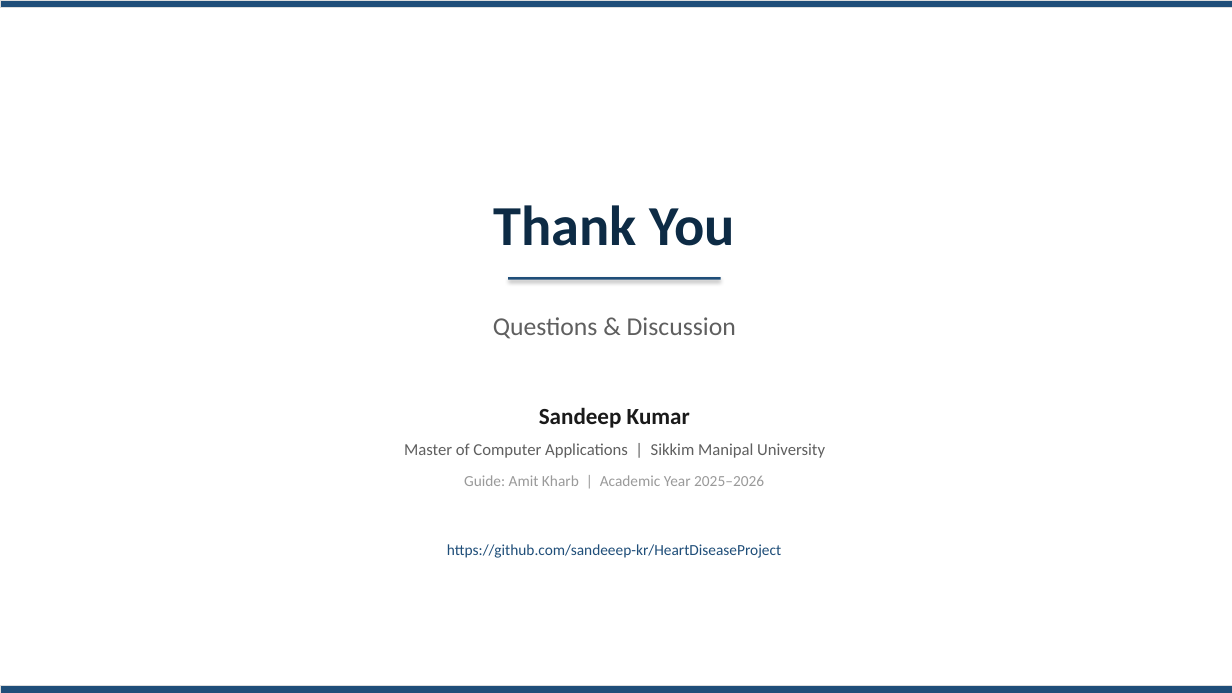
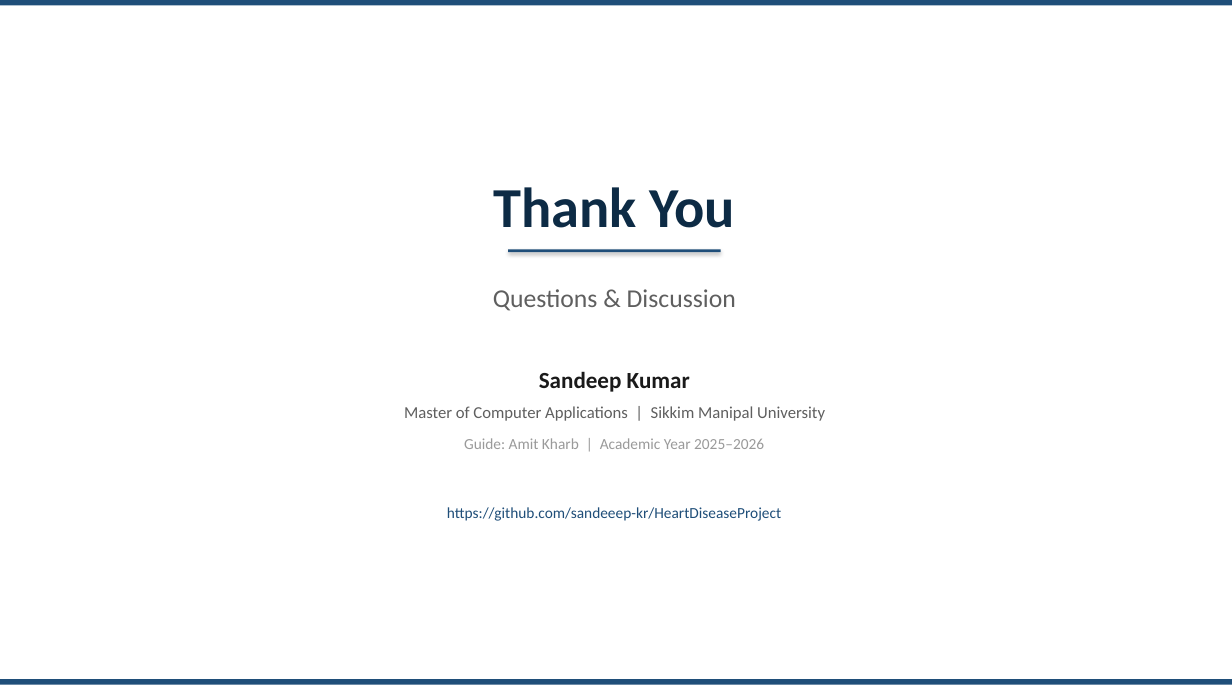
Before and after one commit to sandeeep-kr/HeartDiseaseProject, a slide deck: slide 15 of CardioPredict_Presentation.pptx. Drawn at 1232x693 pixels with LibreOffice and Linux fonts; fonts in the diff are those of the drawing. Boxes give left, top, right and bottom in pixels: in the first picture for what was removed or moved away, otherwise in the second. Text is boxed around its words. In the diff, an @@ line names an element or a change of style, - is before the commit and + after.

Commit message:
Fix PPT formatting: overflow fixes, consistent headers/footers, no emoji, proper spacing

```diff
--- a/CardioPredict_Presentation.pptx
+++ b/CardioPredict_Presentation.pptx
@@ rectangle at bbox=[0, 0, 1232, 6]: outline #DDDDDD 0.5 pt to none @@
@@ text "Thank You": place and size @@
-text "Thank You" at bbox=[493, 205, 735, 246]
+text "Thank You" at bbox=[493, 187, 735, 228]
@@ rectangle: place and size @@
-rectangle at bbox=[508, 277, 721, 280]
+rectangle at bbox=[508, 250, 721, 252]
@@ text "Questions & Discussion": place and size @@
-text "Questions & Discussion" at bbox=[493, 317, 736, 339]
+text "Questions & Discussion" at bbox=[493, 289, 736, 311]
@@ text "Sandeep Kumar": place and size @@
-text "Sandeep Kumar" at bbox=[539, 407, 690, 428]
+text "Sandeep Kumar" at bbox=[539, 371, 690, 392]
@@ text "Master of Computer Applications | ...": place and size @@
-text "Master of Computer Applications | ..." at bbox=[404, 443, 825, 458]
+text "Master of Computer Applications | ..." at bbox=[404, 406, 825, 421]
@@ text "Guide: Amit Kharb | Academic ...": place and size @@
-text "Guide: Amit Kharb | Academic ..." at bbox=[464, 475, 764, 486]
+text "Guide: Amit Kharb | Academic ..." at bbox=[464, 438, 764, 449]
@@ text "https://github.com/sandeeep-kr/HeartDiseaseProject": place and size @@
-text "https://github.com/sandeeep-kr/HeartDiseaseProject" at bbox=[447, 544, 781, 558]
+text "https://github.com/sandeeep-kr/HeartDiseaseProject" at bbox=[447, 507, 781, 521]
@@ rectangle at bbox=[0, 679, 1232, 685]: outline #DDDDDD 0.5 pt to none @@
@@ rectangle: place and size @@
-rectangle at bbox=[0, 686, 1232, 693]
+rectangle at bbox=[0, 679, 1232, 685]
```
Also in this commit, not shown: 14 other slides changed.
